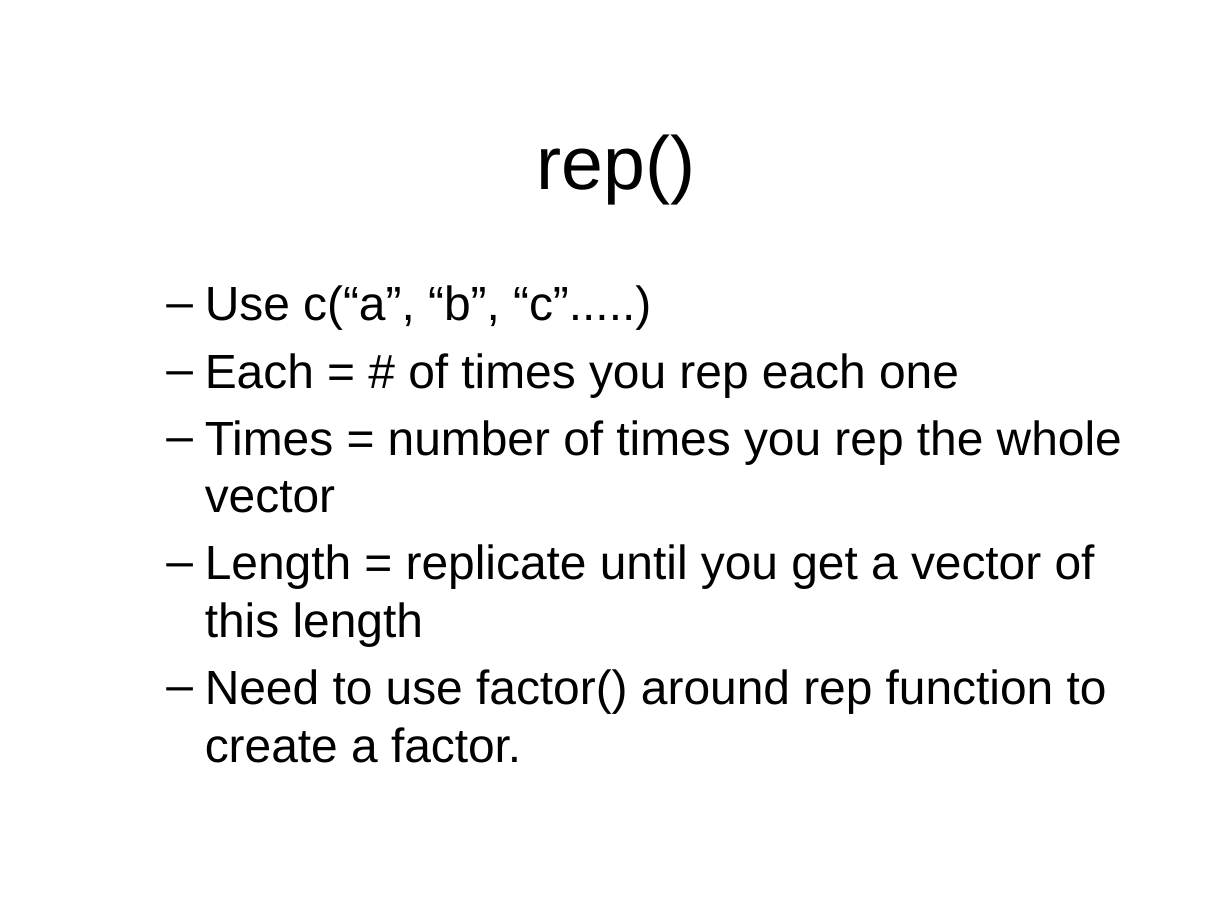
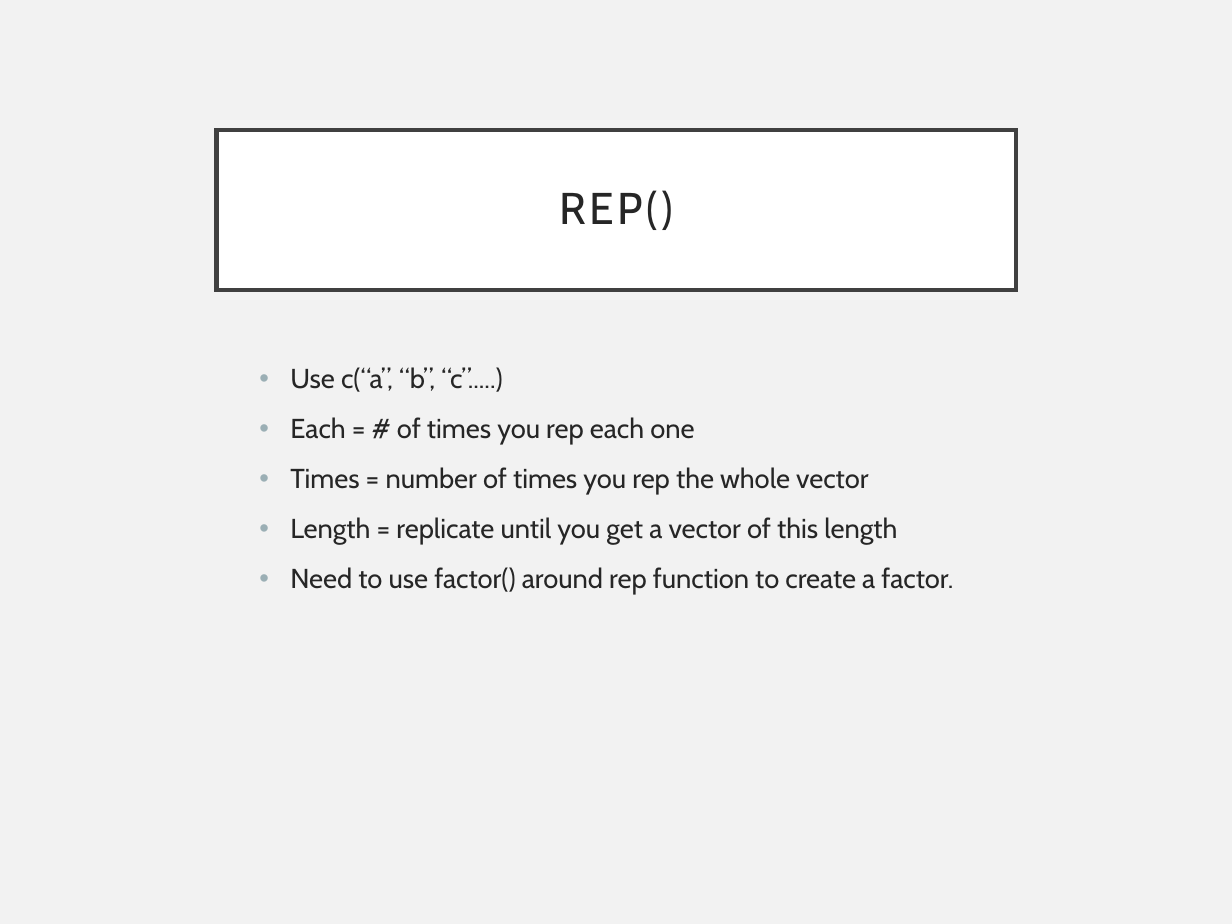
Before and after one commit to EEOB590A-Fall-2019/Course-Materials, a slide deck: slide 10 of 5. Simulating Data/SimulatingData.pptx. Drawn at 1232x924 pixels with LibreOffice and Linux fonts; fonts in the diff are those of the drawing. Boxes give left, top, right and bottom in pixels: in the first picture for what was removed or moved away, otherwise in the second. Text is boxed around its words. In the diff, an @@ line names an element or a change of style, - is before the commit and + after.

```diff
--- a/5. Simulating Data/SimulatingData.pptx
+++ b/5. Simulating Data/SimulatingData.pptx
@@ background #FFFFFF to #F2F2F2 @@
@@ title "REP()": place and size @@
-title "REP()" at [536, 134, 695, 203]
+title "REP()" at [217, 129, 1016, 290]
@@ title "REP()" at [217, 129, 1016, 290]: fill none to #FFFFFF; outline none to #404040 2.5 pt @@
@@ title at [559, 190, 673, 230]: text changed; size 44 to 26 pt; font Arial to Cabin; text colour #000000 to #262626 @@
-rep()
+REP()
@@ text "Use c(“a”, “b”, “c”.....)": place and size @@
-text "Use c(“a”, “b”, “c”.....)" at [205, 285, 1122, 763]
+text "Use c(“a”, “b”, “c”.....)" at [290, 367, 953, 594]
@@ text "Use c(“a”, “b”, “c”.....)" at [290, 367, 953, 594]: size 28 to 16 pt, font Arial to Cabin, text colour #000000 to #262626; bullet – to •; more space between paragraphs @@
```
Also in this commit, not shown: 11 other slides changed, 2 other files.
